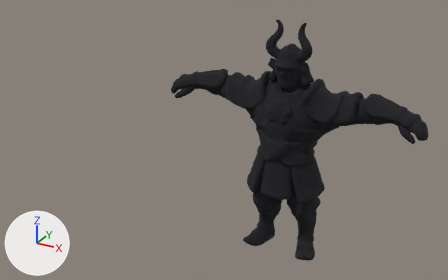
An edit to the glTF model v2/assets/models/boss.glb, drawn before and after from the same camera.
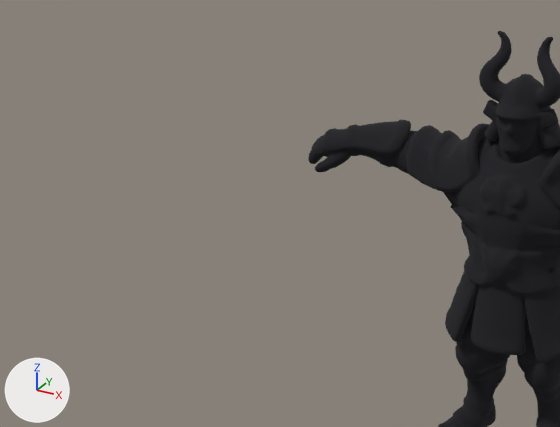
Old and new are each drawn whole from a camera (50 mm lens) standing at (1.55, -3.74, 2.63) and looking at (-0.25, -0.47, 1.0) and again close up on the part from 0% to 69% of the width and 1% to 85% of the height. Arrows for +X, +Y and +Z are at lower left; the lights stay in place. The last two pictures show the newer version. The close-ups show mesh edges as thin lines.

The first close-up shows 'Boss_Outline'.
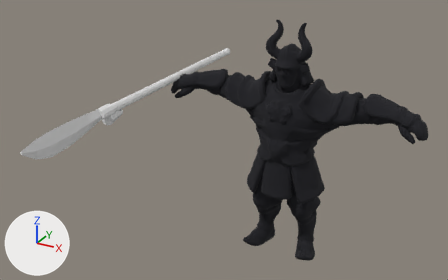
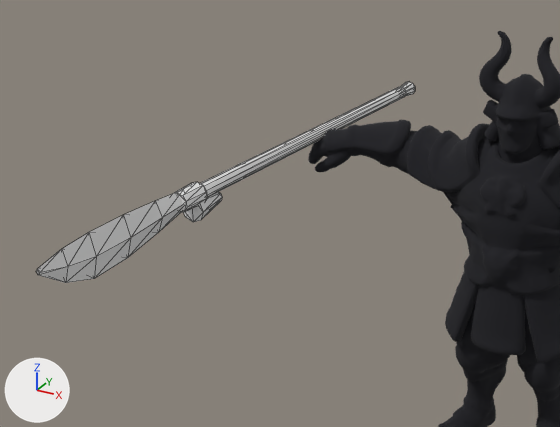
Changed parts and their boxes (x1, y1, x2, y2) in the close-ups (560 x 427 px):
'Boss_Weapon_Outline', added: after (36, 82, 415, 283)

The edits, one by one:
Mesh me_boss_weapon_outline is new.
It has 100 vertices, 180 faces and spans x -0.95..-0.86, y -1.58..0.77, z 1.09..1.26.
Object 'Boss_Weapon_Outline' (ob_boss_weapon_outline) is new; it shows me_boss_weapon_outline.
Its location is (0.0, 0.0, 0.0).
